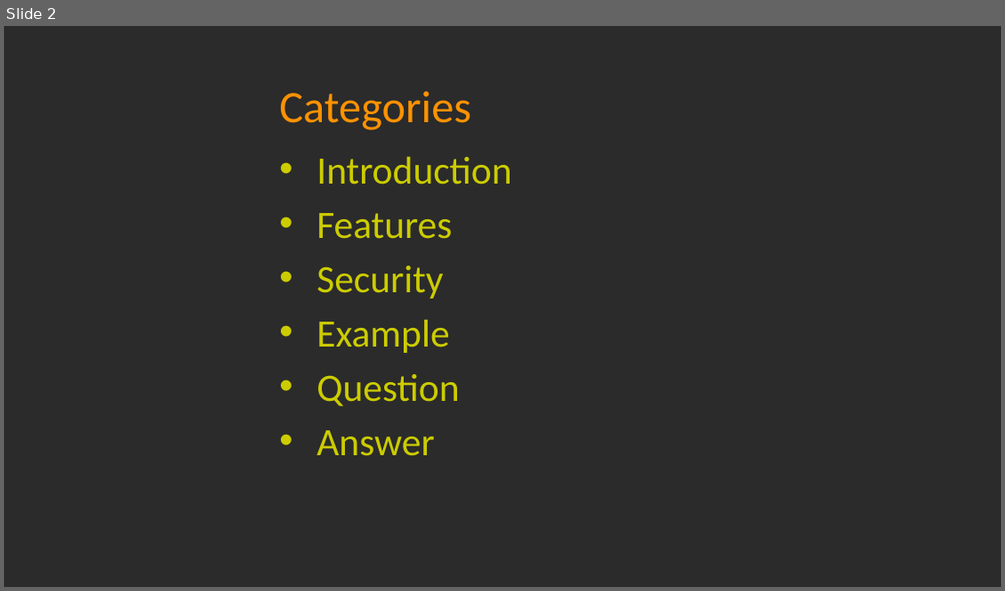
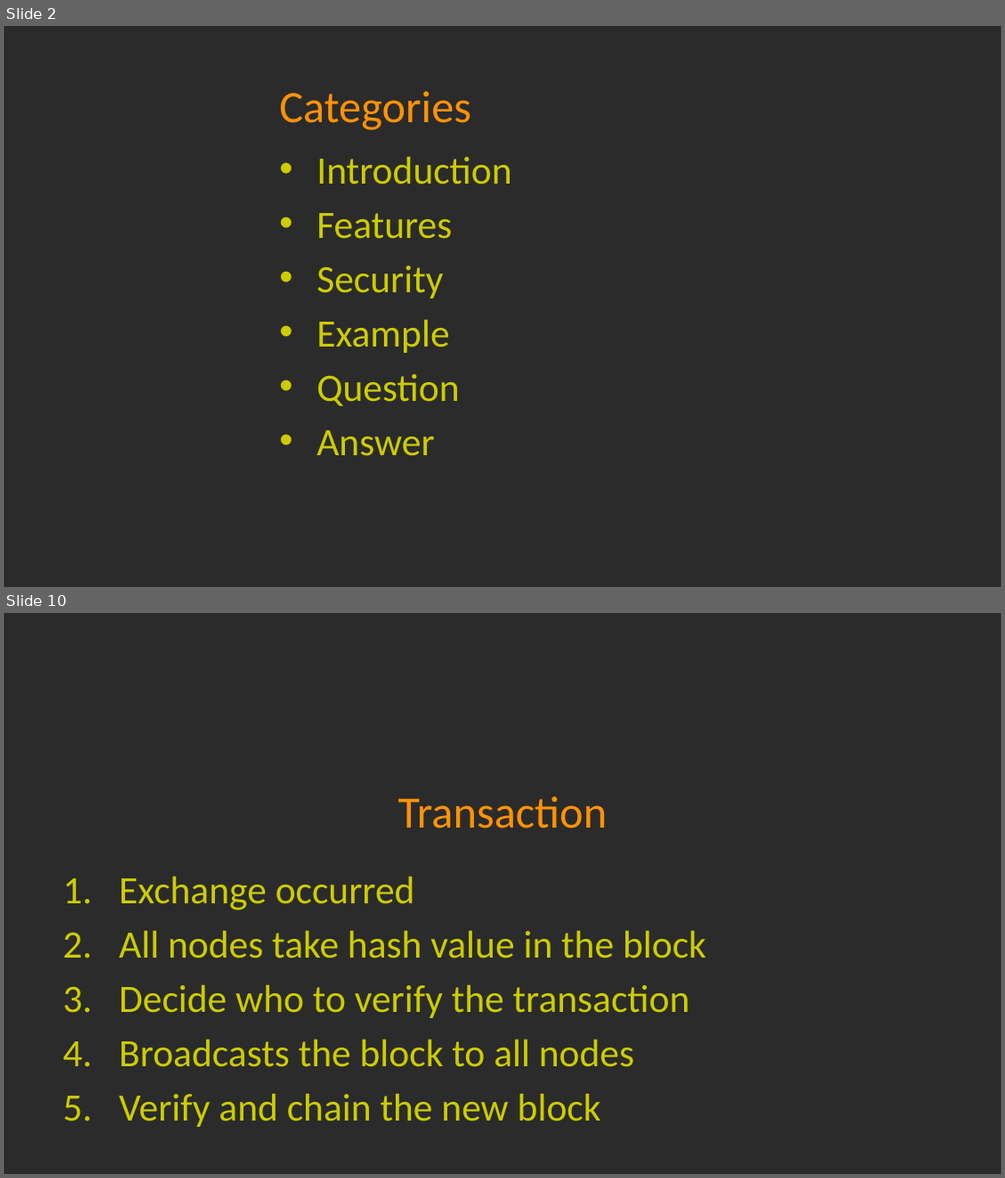
Before and after one commit to LeafLu0315/Presentation, a slide deck: blockchain.pptx. Shown one above the other, each under a label of ours: slide 2 before the commit, slides 2 and 10 after it; the slides between them are not shown. The pictures are 1005x591 and 1005x1178 pixels, drawn with LibreOffice and Linux fonts; fonts in the diff are those of the drawing; background and template pictures are left out; a plain dark background stands for a picture behind light text. Boxes give left, top, right and bottom in pixels: in the first picture for what was removed or moved away, otherwise in the second. Text is boxed around its words. In the diff, an @@ line names an element or a change of style, - is before the commit and + after.

```diff
--- a/blockchain.pptx
+++ b/blockchain.pptx
@@ slide 10 added at [4,613,1001,1174], background picture (left out) @@
@@ title added at [398,796,607,828], 32.4 pt, text #FE9202 @@
+Transaction
@@ text added at [119,876,706,1127], 28 pt, text #CCCC00 @@
+1. Exchange occurred
+2. All nodes take hash value in the block
+3. Decide who to verify the transaction
+4. Broadcasts the block to all nodes
+5. Verify and chain the new block
```
Also in this commit, not shown: 5 slides changed, 6 other slides added, 2 slides removed.
